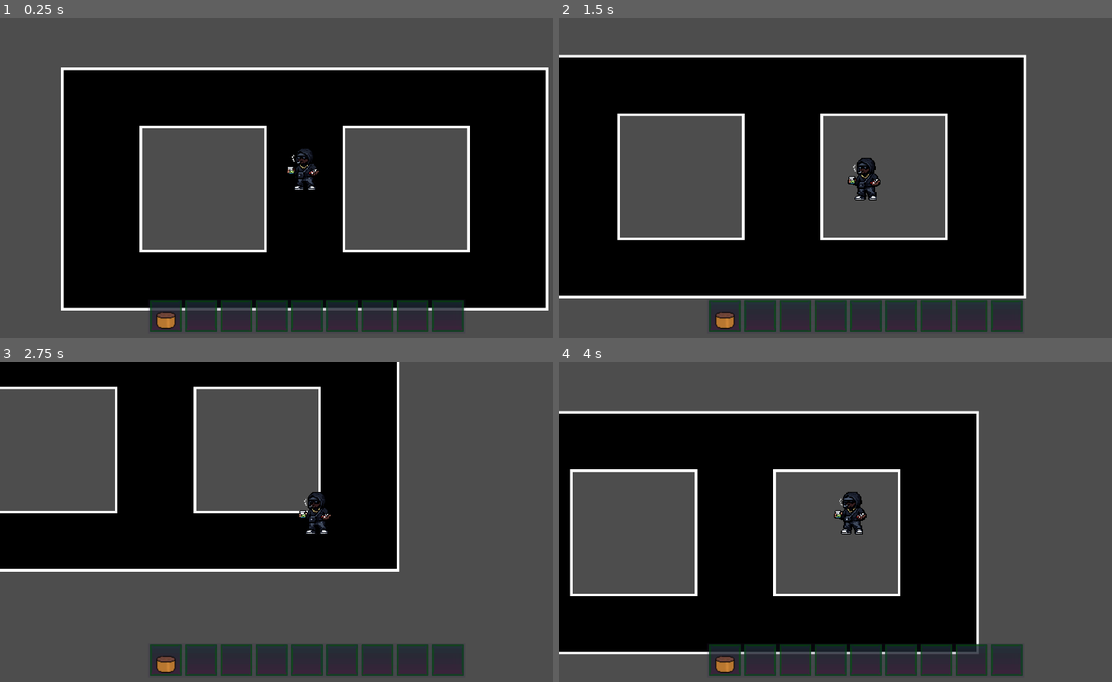
Above: before the commit, frames 1-4 (two rows, left to right).
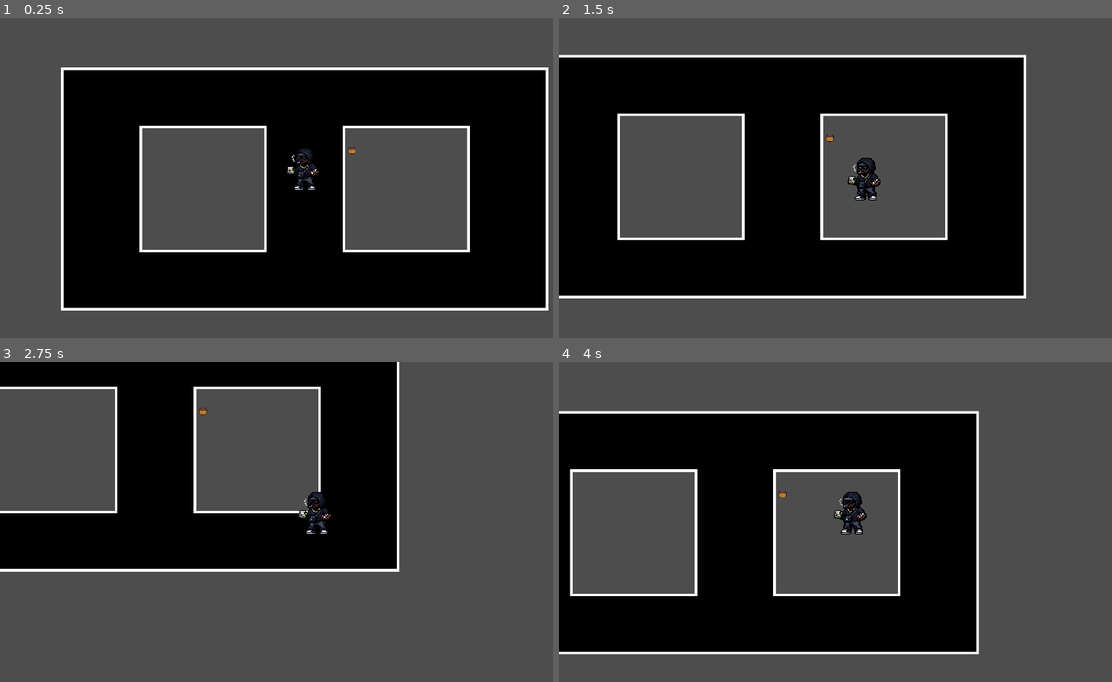
Above: after the commit, the same moments.

Repository: Magical-Schedule/magical-schedule
Game: Godot game, scene res://scenes/dev/playground.tscn
Two runs of this game, one before a commit and one after it. Both use one fixed random seed, a clock stepped at 60 frames per second and the inputs below.
Inputs (mouse positions are in pixels of both pictures, inside the frame that each line leads up to):
- Up to frame 1 (0.25 s): no input
- Up to frame 2 (1.5 s): tap Enter at 0.5 s; move the mouse to (724, 315) at 0.52 s; hold D (move_right) 0.53-1.28 s; hold F (interact) 0.53-1.28 s; click (724, 315) at 0.67 s; move the mouse to (758, 315) at 1.27 s; hold S (move_down) from 1.28 s (still down); tap F (interact) at 1.35 s; click (758, 315) at 1.42 s
- Up to frame 3 (2.75 s): move the mouse to (237, 659) at 2.02 s; release S (move_down) at 2.03 s; hold D (move_right) from 2.03 s (still down); hold F (interact) from 2.03 s (still down); click (237, 659) at 2.17 s
- Up to frame 4 (4 s): move the mouse to (829, 659) at 2.77 s; release D (move_right) at 2.78 s; release F (interact) at 2.78 s; hold W (move_up) 2.78-3.53 s; tap F (interact) at 2.85 s; click (829, 659) at 2.92 s; move the mouse to (863, 659) at 3.52 s; hold A (move_left) from 3.53 s (still down); hold F (interact) from 3.53 s (still down); click (863, 659) at 3.67 s

The runs differ from the first frame. In frame 1, 5.2% of the frame differs, in the area x 26-85%, y 40-99%; in frame 2, 5.2%; in frame 3, 5.2%; in frame 4, 5.2%.

Commit message:
Add Field scene with player detection - Created field.tscn with PotSprite, PlantSprite, and InteractionArea - Added Area2D collision detection for player interaction - Connected body_entered/exited signals to player - Field successfully plants, grows, and harvests crops - TODO: Fix sprite sizes and positioning

Diff:
--- a/scenes/dev/playground.tscn
+++ b/scenes/dev/playground.tscn
@@ -3,7 +3,7 @@
 [ext_resource type="PackedScene" uid="uid://dll4ynb800f47" path="res://scenes/player.tscn" id="1_7qj6t"]
 [ext_resource type="Texture2D" uid="uid://scgxo04kxxku" path="res://assets/tilesets/city-tileset.png" id="2_2o04f"]
 [ext_resource type="Texture2D" uid="uid://ct1difuaovo0q" path="res://assets/tilesets/template-tileset-scale-4.png" id="3_ftahm"]
-[ext_resource type="PackedScene" uid="uid://dep2pqc0lkxnw" path="res://scripts/item-system/inventory/InventoryUI.tscn" id="4_2o04f"]
+[ext_resource type="PackedScene" uid="uid://dt5wks4ytvjx4" path="res://scenes/field.tscn" id="4_2o04f"]
 
 [sub_resource type="TileSetAtlasSource" id="TileSetAtlasSource_m8u5f"]
 texture = ExtResource("2_2o04f")
@@ -2458,12 +2458,10 @@
 scale = Vector2(1.1, 1.1)
 
 [node name="CityTileMap" type="TileMapLayer" parent="."]
-visible = false
 tile_set = SubResource("TileSet_is3ju")
 navigation_enabled = false
 
 [node name="TileMap-Template-v1" type="TileMapLayer" parent="."]
-visible = false
 texture_filter = 1
 tile_map_data = PackedByteArray("AAAHAAcAAAABAAEAAAAHAAYAAAABAAEAAAAHAAUAAAABAAEAAAAHAAQAAAABAAEAAAAHAAMAAAABAAEAAAAHAA …(36784 unchanged characters)…
 tile_set = SubResource("TileSet_o00ia")
@@ -2473,6 +2471,5 @@
 tile_map_data = PackedByteArray("AAADAAMAAQACAAEAAAADAAIAAQACAAEAAAADAAEAAQACAAEAAAADAAAAAQACAAEAAAADAP//AQACAAEAAAADAP …(13744 unchanged characters)…
 tile_set = SubResource("TileSet_o00ia")
 
-[node name="CanvasLayer" type="CanvasLayer" parent="."]
-
-[node name="InventoryUi" parent="CanvasLayer" instance=ExtResource("4_2o04f")]
+[node name="Field" parent="." instance=ExtResource("4_2o04f")]
+position = Vector2(149, -127)
--- /dev/null
+++ b/scenes/field.tscn
@@ -0,0 +1,19 @@
+[gd_scene load_steps=4 format=3 uid="uid://dt5wks4ytvjx4"]
+
+[ext_resource type="Script" uid="uid://bov276bajyb8l" path="res://scripts/field.gd" id="1_ttalb"]
+[ext_resource type="Texture2D" uid="uid://b1nysixmtg7s6" path="res://assets/plants/pots/dry_pot.png" id="2_lptdg"]
+
+[sub_resource type="RectangleShape2D" id="RectangleShape2D_ttalb"]
+
+[node name="Field" type="Node2D"]
+script = ExtResource("1_ttalb")
+
+[node name="PotSprite" type="Sprite2D" parent="."]
+texture = ExtResource("2_lptdg")
+
+[node name="PlantSprite" type="Sprite2D" parent="."]
+
+[node name="InteractionArea" type="Area2D" parent="."]
+
+[node name="CollisionShape2D" type="CollisionShape2D" parent="InteractionArea"]
+shape = SubResource("RectangleShape2D_ttalb")
--- a/scripts/field.gd
+++ b/scripts/field.gd
@@ -6,6 +6,7 @@
 # Nodes (poveži v sceni)
 @onready var pot_sprite: Sprite2D = $PotSprite
 @onready var plant_sprite: Sprite2D = $PlantSprite
+@onready var interaction_area:  Area2D = $InteractionArea
 
 # State
 var state: FieldState = FieldState.EMPTY
@@ -22,6 +23,11 @@
 func _ready():
 	reset_field()
 	plant_sprite.visible = false
+
+	# Poveži signale za detekcijo igralca
+	if interaction_area:
+		interaction_area.body_entered.connect(_on_player_entered)
+		interaction_area.body_exited.connect(_on_player_exited)
 
 func _process(delta):
 	if state == FieldState.GROWING and crop:
@@ -78,3 +84,14 @@
 # Za interakcijo z igralcem
 func can_harvest() -> bool:
 	return state == FieldState.READY_TO_HARVEST
+
+# Dodaj nove funkcije na konec:
+func _on_player_entered(body):
+	if body is Player:
+		body.nearby_field = self
+		print("🟢 Igralec vstopil v območje polja")
+
+func _on_player_exited(body):
+	if body is Player:
+		body.nearby_field = null
+		print("🔴 Igralec zapustil območje polja")
